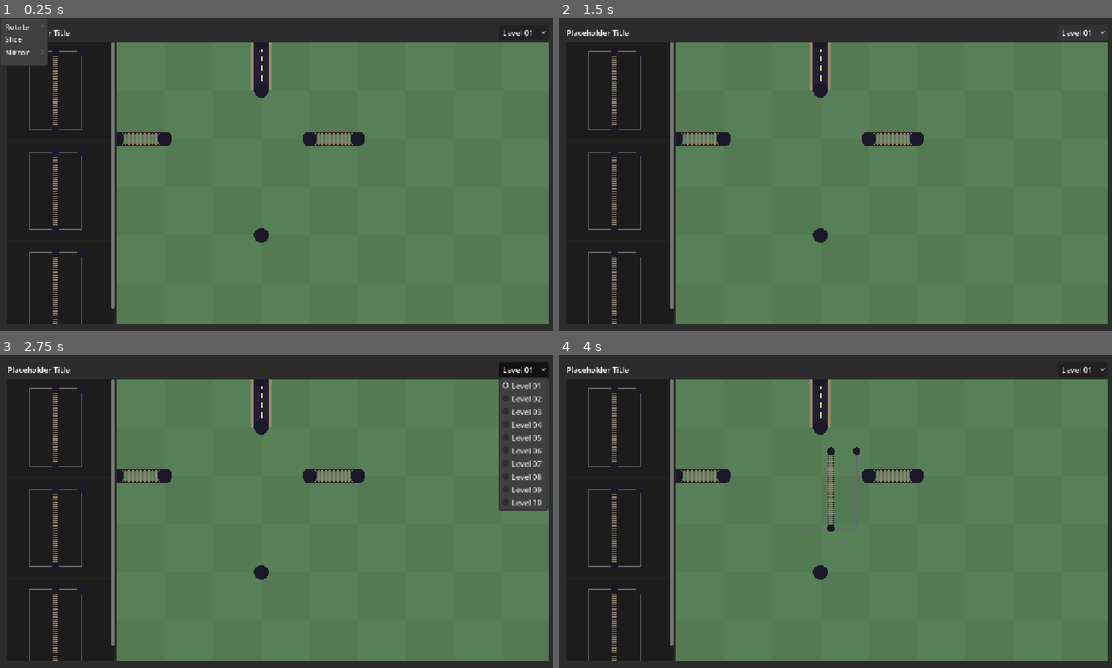
Above: before the commit, frames 1-4 (two rows, left to right).
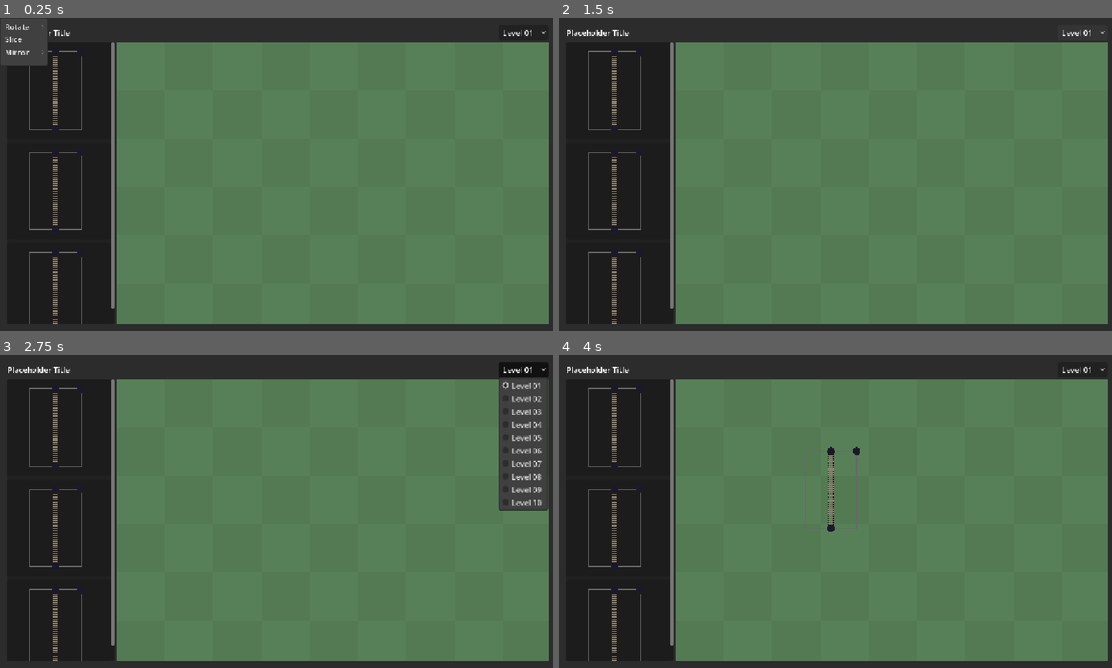
Above: after the commit, the same moments.

Repository: WishingWillow/photoshop-game
Game: Godot game, scene res://UI/TestGame.tscn
Two runs of this game, one before a commit and one after it. Both use one fixed random seed, a clock stepped at 60 frames per second and the inputs below. This scene is started directly instead of the project's main scene.
Inputs (mouse positions are in pixels of both pictures, inside the frame that each line leads up to):
- Up to frame 1 (0.25 s): no input
- Up to frame 2 (1.5 s): click "Level 01" at 0.5 s; click "Level 01" at 1.25 s
- Up to frame 3 (2.75 s): click "Level 01" at 2 s
- Up to frame 4 (4 s): tap Enter at 2.75 s; drag from (802, 445) to (608, 398) at 2.77 s; tap Space at 3.5 s; drag from (608, 398) to (802, 445) at 3.52 s

The runs differ from the first frame. In frame 1, 1.4% of the frame differs, in the area x 21-66%, y 7-72%; in frame 2, 1.4%; in frame 3, 1.4%; in frame 4, 1.4%.
Error after the commit: Invalid access to property or key 'layers' on a base object of type 'null instance'. (res://UI/UI)

Commit message:
visual mirroring

Diff:
--- a/Scripts/layer.gd
+++ b/Scripts/layer.gd
@@ -151,7 +151,29 @@
 	rect.size = abs(rect.size.rotated(angle))
 
 
-enum {X, Y}
+enum {X, Y, Y_X}
+
+
+func mirror(axis : int) -> void:
+	var mirror_transform : Transform2D
+	var new_origin := adjusted_node.transform.origin
+	match axis:
+		X:
+			new_origin += Util.scale_vec_to_unit_size(layer_vertices[3])
+			mirror_transform = Transform2D(-transform.x, transform.y, new_origin)
+		Y:
+			new_origin += Util.scale_vec_to_unit_size(layer_vertices[1])
+			mirror_transform = Transform2D(transform.x, -transform.y, new_origin)
+		# I believe intuition is that y=x and y=-x look reversed from godot's coordinate system
+		# (y axis usually faces up instead of down)
+		Y_X:
+			new_origin += Util.scale_vec_to_unit_size(layer_vertices[2])
+			mirror_transform = Transform2D(-transform.y, -transform.x, new_origin)
+		-Y_X:
+			mirror_transform = Transform2D(transform.y, transform.x, new_origin)
+	adjusted_node.transform = adjusted_node.transform * mirror_transform
+
+
 func slice(axis : int, value : int) -> Layer:
 	if not check_valid_slice(axis, value): return null
 
--- /dev/null
+++ b/Tests/mirror_test.tscn
@@ -0,0 +1,82 @@
+[gd_scene format=3 uid="uid://jyqtu7d3s1t5"]
+
+[ext_resource type="Script" uid="uid://jvawcp8u00m1" path="res://Tests/test_script.gd" id="1_rdypm"]
+[ext_resource type="Script" uid="uid://bnh2m3iwas8kl" path="res://Tests/move.gd" id="2_865jx"]
+[ext_resource type="Script" uid="uid://dp3hhgt553i2x" path="res://Scripts/layer.gd" id="3_dsf8e"]
+[ext_resource type="Script" uid="uid://d3caukbg170et" path="res://Scripts/Resource Definitions/path_data.gd" id="4_dr6mo"]
+[ext_resource type="Script" uid="uid://ciogh5wk1jw2j" path="res://Scripts/Resource Definitions/integer_line.gd" id="5_g5tmp"]
+[ext_resource type="Script" uid="uid://blbxmua7tt4nf" path="res://Scripts/Resource Definitions/layer_data.gd" id="6_xn2ri"]
+[ext_resource type="Script" uid="uid://dgcvil2fki4os" path="res://Scripts/level.gd" id="9_pwo31"]
+
+[sub_resource type="Resource" id="Resource_f4o6h"]
+script = ExtResource("2_865jx")
+layer_path = NodePath("Layer1")
+mirror = -2
+metadata/_custom_type_script = "uid://bnh2m3iwas8kl"
+
+[sub_resource type="Resource" id="Resource_u4y3q"]
+script = ExtResource("5_g5tmp")
+points = Array[Vector2i]([Vector2i(2, 0), Vector2i(2, 3)])
+metadata/_custom_type_script = "uid://ciogh5wk1jw2j"
+
+[sub_resource type="Resource" id="Resource_s1fgm"]
+script = ExtResource("4_dr6mo")
+segments = Array[ExtResource("5_g5tmp")]([SubResource("Resource_u4y3q")])
+metadata/_custom_type_script = "uid://d3caukbg170et"
+
+[sub_resource type="Resource" id="Resource_dnyvj"]
+script = ExtResource("5_g5tmp")
+points = Array[Vector2i]([Vector2i(0, 2), Vector2i(3, 2)])
+metadata/_custom_type_script = "uid://ciogh5wk1jw2j"
+
+[sub_resource type="Resource" id="Resource_4qnu3"]
+script = ExtResource("4_dr6mo")
+type = 1
+segments = Array[ExtResource("5_g5tmp")]([SubResource("Resource_dnyvj")])
+metadata/_custom_type_script = "uid://d3caukbg170et"
+
+[sub_resource type="Resource" id="Resource_ot2dp"]
+script = ExtResource("6_xn2ri")
+size = Vector2i(3, 3)
+paths = Array[ExtResource("4_dr6mo")]([SubResource("Resource_s1fgm"), SubResource("Resource_4qnu3")])
+metadata/_custom_type_script = "uid://blbxmua7tt4nf"
+
+[sub_resource type="Resource" id="Resource_0xe2g"]
+script = ExtResource("5_g5tmp")
+points = Array[Vector2i]([Vector2i(0, 2), Vector2i(1, 2)])
+metadata/_custom_type_script = "uid://ciogh5wk1jw2j"
+
+[sub_resource type="Resource" id="Resource_6smp3"]
+script = ExtResource("5_g5tmp")
+points = Array[Vector2i]([Vector2i(4, 2), Vector2i(5, 2)])
+metadata/_custom_type_script = "uid://ciogh5wk1jw2j"
+
+[sub_resource type="Resource" id="Resource_dhbt7"]
+script = ExtResource("4_dr6mo")
+segments = Array[ExtResource("5_g5tmp")]([SubResource("Resource_0xe2g"), SubResource("Resource_6smp3")])
+metadata/_custom_type_script = "uid://d3caukbg170et"
+
+[sub_resource type="Resource" id="Resource_0ggpj"]
+script = ExtResource("6_xn2ri")
+size = Vector2i(5, 4)
+paths = Array[ExtResource("4_dr6mo")]([SubResource("Resource_dhbt7")])
+metadata/_custom_type_script = "uid://blbxmua7tt4nf"
+
+[node name="test" type="Node2D" unique_id=2127906253 node_paths=PackedStringArray("level", "layers")]
+script = ExtResource("1_rdypm")
+level = NodePath("Level")
+layers = [NodePath("Layer1")]
+moves = Array[ExtResource("2_865jx")]([SubResource("Resource_f4o6h")])
+
+[node name="Layer1" type="Node2D" parent="." unique_id=577652057]
+script = ExtResource("3_dsf8e")
+data = SubResource("Resource_ot2dp")
+metadata/_custom_type_script = "uid://dp3hhgt553i2x"
+
+[node name="Level" type="Node2D" parent="." unique_id=171202069]
+visible = false
+script = ExtResource("9_pwo31")
+data = SubResource("Resource_0ggpj")
+metadata/_custom_type_script = "uid://dgcvil2fki4os"
+
+[node name="Camera2D" type="Camera2D" parent="." unique_id=1148664140]
--- a/Tests/move.gd
+++ b/Tests/move.gd
@@ -1,11 +1,9 @@
 class_name Move extends Resource
 
-
-enum Mirror { NONE, MIRROR_X, MIRROR_Y }
 
 @export var layer_path : NodePath
 @export var add_position : Vector2i
 @export var turn : int
-@export var mirror : Mirror
+@export var mirror : int
 @export var slice_x : int
 @export var slice_y : int
--- a/Tests/test_script.gd
+++ b/Tests/test_script.gd
@@ -25,8 +25,8 @@
 			layer.set_level_position(level, current_position + move.add_position)
 		if not move.turn == 0:
 			layer.turn(move.turn)
-		if not move.mirror == Move.Mirror.NONE:
-			assert(false, "mirror not supported right now")
+		if not move.mirror == -1:
+			layer.mirror(move.mirror)
 
 		print ("checking level complete: ", level.check_complete())
 
--- a/playspace.tscn
+++ b/playspace.tscn
@@ -2,99 +2,6 @@
 
 [ext_resource type="Script" uid="uid://bbo6xxrspebam" path="res://Scripts/playspace.gd" id="1_altua"]
 [ext_resource type="Script" uid="uid://b4og7va0hatyf" path="res://Scripts/bounded_camera.gd" id="2_6ity8"]
-[ext_resource type="Script" uid="uid://06i3p7c2u4jh" path="res://test_2.gd" id="3_5fnqf"]
-[ext_resource type="Script" uid="uid://dp3hhgt553i2x" path="res://Scripts/layer.gd" id="3_r8vwo"]
-[ext_resource type="Script" uid="uid://d3caukbg170et" path="res://Scripts/Resource Definitions/path_data.gd" id="4_5fnqf"]
-[ext_resource type="Script" uid="uid://ciogh5wk1jw2j" path="res://Scripts/Resource Definitions/integer_line.gd" id="5_efgcv"]
-[ext_resource type="Script" uid="uid://blbxmua7tt4nf" path="res://Scripts/Resource Definitions/layer_data.gd" id="6_juysu"]
-[ext_resource type="Script" uid="uid://dgcvil2fki4os" path="res://Scripts/level.gd" id="7_14a7j"]
-
-[sub_resource type="Resource" id="Resource_u4y3q"]
-script = ExtResource("5_efgcv")
-points = Array[Vector2i]([Vector2i(0, 1), Vector2i(3, 1)])
-metadata/_custom_type_script = "uid://ciogh5wk1jw2j"
-
-[sub_resource type="Resource" id="Resource_s1fgm"]
-script = ExtResource("4_5fnqf")
-segments = Array[ExtResource("5_efgcv")]([SubResource("Resource_u4y3q")])
-metadata/_custom_type_script = "uid://d3caukbg170et"
-
-[sub_resource type="Resource" id="Resource_ot2dp"]
-script = ExtResource("6_juysu")
-size = Vector2i(3, 2)
-paths = Array[ExtResource("4_5fnqf")]([SubResource("Resource_s1fgm")])
-metadata/_custom_type_script = "uid://blbxmua7tt4nf"
-
-[sub_resource type="Resource" id="Resource_r8vwo"]
-script = ExtResource("5_efgcv")
-points = Array[Vector2i]([Vector2i(0, 2), Vector2i(5, 2), Vector2i(5, 5)])
-metadata/_custom_type_script = "uid://ciogh5wk1jw2j"
-
-[sub_resource type="Resource" id="Resource_5fnqf"]
-script = ExtResource("4_5fnqf")
-type = 1
-segments = Array[ExtResource("5_efgcv")]([SubResource("Resource_r8vwo")])
-metadata/_custom_type_script = "uid://d3caukbg170et"
-
-[sub_resource type="Resource" id="Resource_efgcv"]
-script = ExtResource("6_juysu")
-size = Vector2i(10, 10)
-paths = Array[ExtResource("4_5fnqf")]([SubResource("Resource_5fnqf")])
-metadata/_custom_type_script = "uid://blbxmua7tt4nf"
-
-[sub_resource type="Resource" id="Resource_1mxx1"]
-script = ExtResource("5_efgcv")
-points = Array[Vector2i]([Vector2i(1, 0), Vector2i(1, 3)])
-metadata/_custom_type_script = "uid://ciogh5wk1jw2j"
-
-[sub_resource type="Resource" id="Resource_t6prb"]
-script = ExtResource("4_5fnqf")
-type = 1
-segments = Array[ExtResource("5_efgcv")]([SubResource("Resource_1mxx1")])
-metadata/_custom_type_script = "uid://d3caukbg170et"
-
-[sub_resource type="Resource" id="Resource_y0c2t"]
-script = ExtResource("6_juysu")
-size = Vector2i(2, 3)
-paths = Array[ExtResource("4_5fnqf")]([SubResource("Resource_t6prb")])
-metadata/_custom_type_script = "uid://blbxmua7tt4nf"
-
-[sub_resource type="Resource" id="Resource_rwdny"]
-script = ExtResource("5_efgcv")
-points = Array[Vector2i]([Vector2i(0, 2), Vector2i(1, 2)])
-metadata/_custom_type_script = "uid://ciogh5wk1jw2j"
-
-[sub_resource type="Resource" id="Resource_ylsqn"]
-script = ExtResource("5_efgcv")
-points = Array[Vector2i]([Vector2i(4, 2), Vector2i(5, 2)])
-metadata/_custom_type_script = "uid://ciogh5wk1jw2j"
-
-[sub_resource type="Resource" id="Resource_202fc"]
-script = ExtResource("4_5fnqf")
-segments = Array[ExtResource("5_efgcv")]([SubResource("Resource_rwdny"), SubResource("Resource_ylsqn")])
-metadata/_custom_type_script = "uid://d3caukbg170et"
-
-[sub_resource type="Resource" id="Resource_lpouj"]
-script = ExtResource("5_efgcv")
-points = Array[Vector2i]([Vector2i(3, 4)])
-metadata/_custom_type_script = "uid://ciogh5wk1jw2j"
-
-[sub_resource type="Resource" id="Resource_dcmyu"]
-script = ExtResource("5_efgcv")
-points = Array[Vector2i]([Vector2i(3, 1), Vector2i(3, 0)])
-metadata/_custom_type_script = "uid://ciogh5wk1jw2j"
-
-[sub_resource type="Resource" id="Resource_cpq2q"]
-script = ExtResource("4_5fnqf")
-type = 1
-segments = Array[ExtResource("5_efgcv")]([SubResource("Resource_lpouj"), SubResource("Resource_dcmyu")])
-metadata/_custom_type_script = "uid://d3caukbg170et"
-
-[sub_resource type="Resource" id="Resource_gxmvg"]
-script = ExtResource("6_juysu")
-size = Vector2i(5, 4)
-paths = Array[ExtResource("4_5fnqf")]([SubResource("Resource_202fc"), SubResource("Resource_cpq2q")])
-metadata/_custom_type_script = "uid://blbxmua7tt4nf"
 
 [node name="Playspace" type="Node2D" unique_id=263223627]
 z_index = -3
@@ -106,31 +13,3 @@
 limit_enabled = false
 editor_draw_drag_margin = true
 script = ExtResource("2_6ity8")
-
-[node name="test2" type="Node2D" parent="." unique_id=2127906253 node_paths=PackedStringArray("level", "layers")]
-script = ExtResource("3_5fnqf")
-level = NodePath("Level")
-layers = [NodePath("Layer1"), NodePath("Layer2")]
-
-[node name="Layer1" type="Node2D" parent="test2" unique_id=577652057]
-visible = false
-script = ExtResource("3_r8vwo")
-data = SubResource("Resource_ot2dp")
-metadata/_custom_type_script = "uid://dp3hhgt553i2x"
-
-[node name="Layer3" type="Node2D" parent="test2" unique_id=1206292301]
-visible = false
-script = ExtResource("3_r8vwo")
-data = SubResource("Resource_efgcv")
-metadata/_custom_type_script = "uid://dp3hhgt553i2x"
-
-[node name="Layer2" type="Node2D" parent="test2" unique_id=1073684216]
-visible = false
-script = ExtResource("3_r8vwo")
-data = SubResource("Resource_y0c2t")
-metadata/_custom_type_script = "uid://dp3hhgt553i2x"
-
-[node name="Level" type="Node2D" parent="test2" unique_id=171202069]
-script = ExtResource("7_14a7j")
-data = SubResource("Resource_gxmvg")
-metadata/_custom_type_script = "uid://dgcvil2fki4os"
